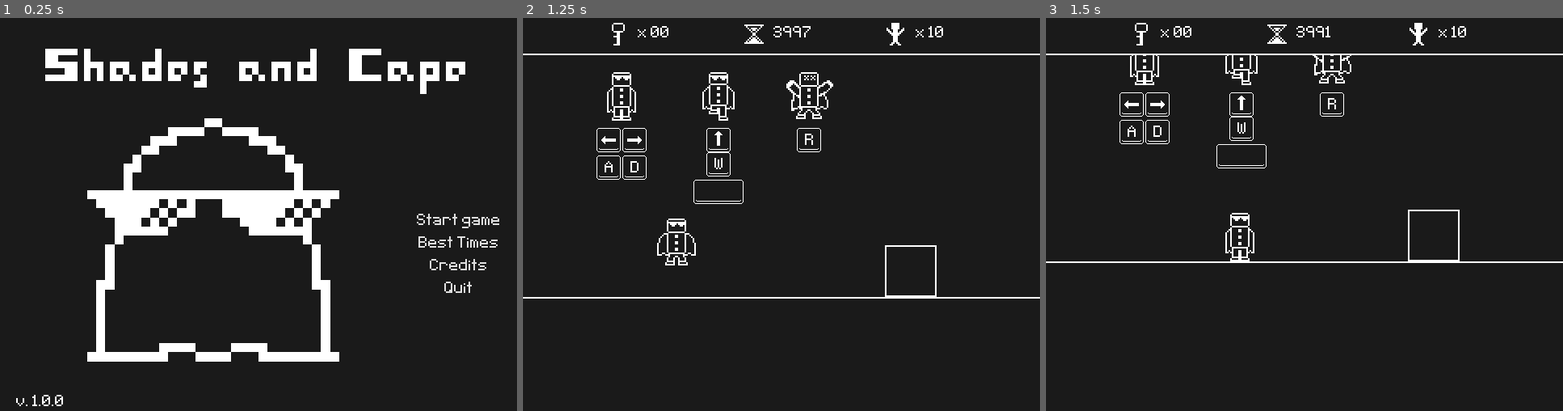
Above: before the commit, frames 1-3 (left to right).
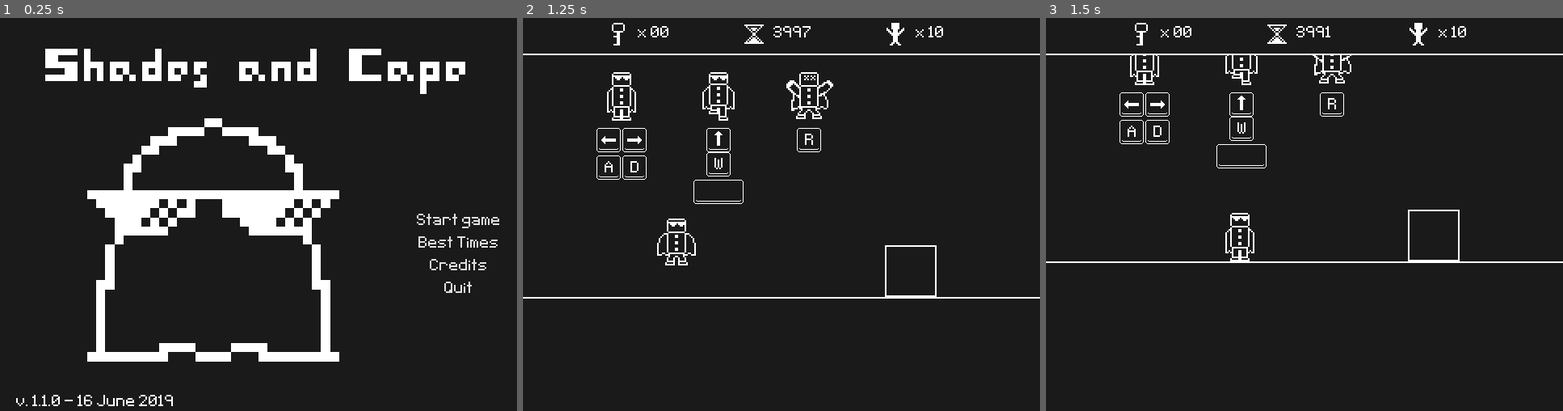
Above: after the commit, the same moments.

Repository: Kiel97/bialjam2019
Game: Godot game, scene res://Menu/MainMenu.tscn
Same seed, same stepped clock (60 frames per second), same inputs: the game is played once before the commit and once after it. Sound files missing from this copy of the repository are replaced by a short silence.
Inputs:
- Up to frame 1 (0.25 s): no input
- Up to frame 2 (1.25 s): click "Start game" at 0.5 s
- Up to frame 3 (1.5 s): hold Right (move_right) from 1.28 s (still down)

The runs differ from the first frame. In frame 1, 0.2% of the frame differs, in the area x 8-34%, y 95-99%; in frame 2, nothing differs; in frame 3, nothing differs.

Commit message:
Changed version of game just not to forget about doing it later

Diff:
--- a/Bialjam2019/Menu/MainMenu.tscn
+++ b/Bialjam2019/Menu/MainMenu.tscn
@@ -63,7 +63,7 @@
 margin_right = 244.0
 margin_bottom = 192.0
 custom_fonts/font = ExtResource( 5 )
-text = "v. 1.0.0"
+text = "v. 1.1.0 - 16 June 2019"
 
 [node name="VBoxContainer" type="VBoxContainer" parent="PanelContainer/MarginContainer/VBoxContainer/HBoxContainer"]
 editor/display_folded = true
